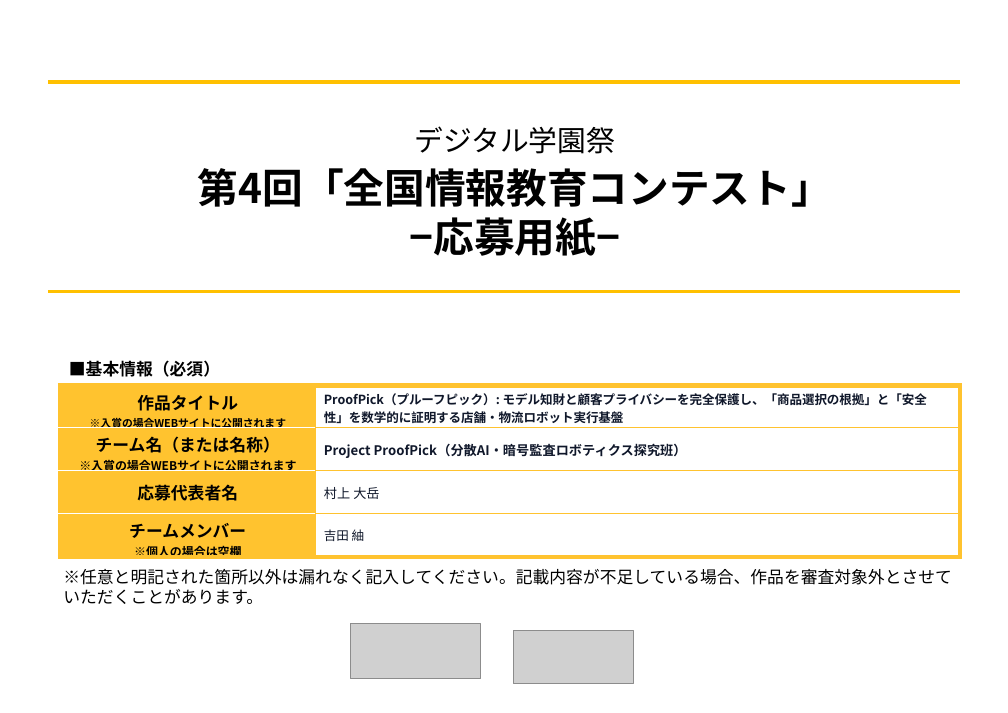
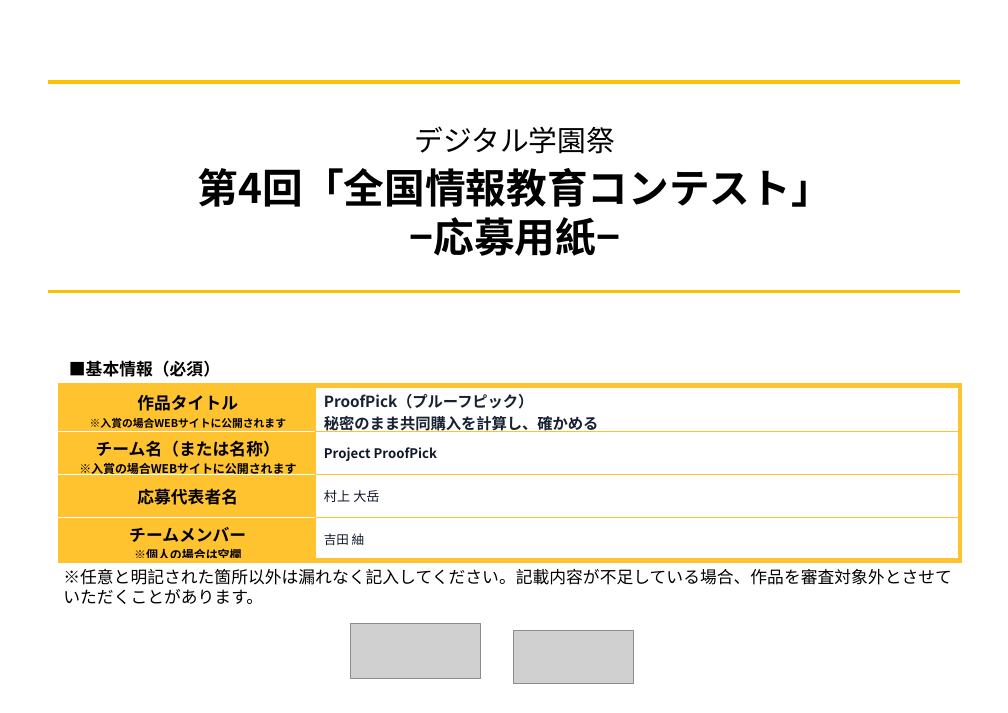
Before and after one commit to sururu-k/ProofPick, a slide deck: slide 1 of submission/zenjyocon_entry_sheet_2026.pptx. Drawn at 1008x713 pixels with LibreOffice and Linux fonts; fonts in the diff are those of the drawing; grey boxes stand for pictures. Boxes give left, top, right and bottom in pixels: in the first picture for what was removed or moved away, otherwise in the second. Text is boxed around its words. In the diff, an @@ line names an element or a change of style, - is before the commit and + after.

```diff
--- a/submission/zenjyocon_entry_sheet_2026.pptx
+++ b/submission/zenjyocon_entry_sheet_2026.pptx
@@ table at [60, 385, 961, 668] @@
-row 1, column 2: ProofPick（プルーフピック）: モデル知財と顧客プライバシーを完全保護し、「商品選択の根拠」と「安全性」を数学的に証明する店舗・物流ロボット実行基盤
+row 1, column 2: ProofPick（プルーフピック） / 秘密のまま共同購入を計算し、確かめる
-row 2, column 2: Project ProofPick（分散AI・暗号監査ロボティクス探究班）
+row 2, column 2: Project ProofPick
```
Also in this commit, not shown: 8 other slides changed, 2 slides added, 2 slides removed, 52 other files.
